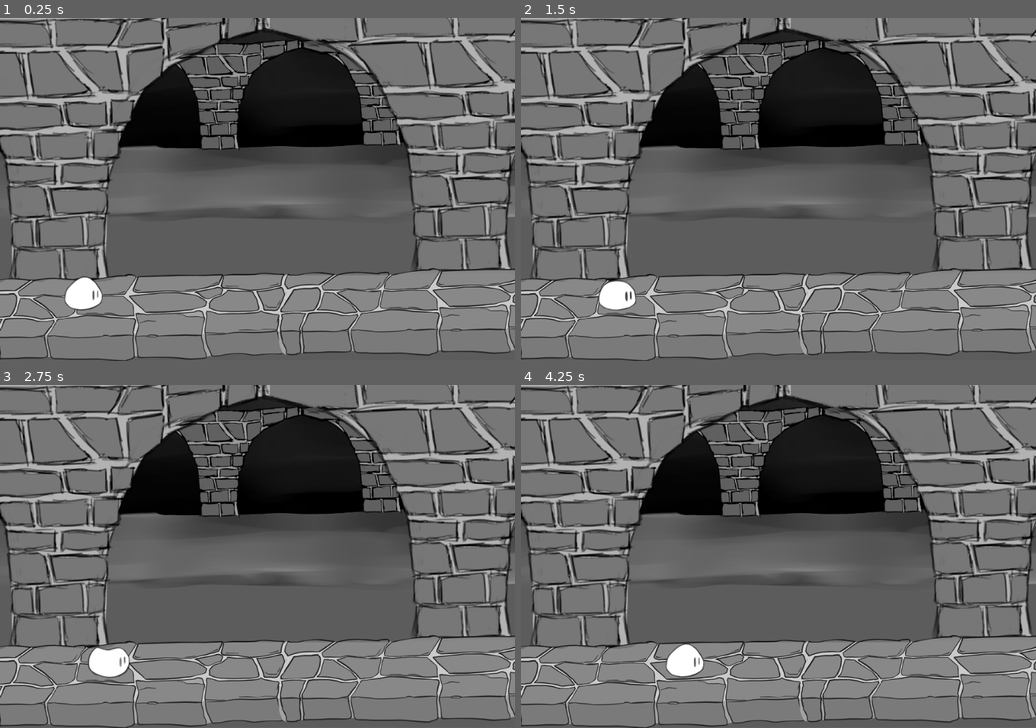
Above: before the commit, frames 1-4 (two rows, left to right).
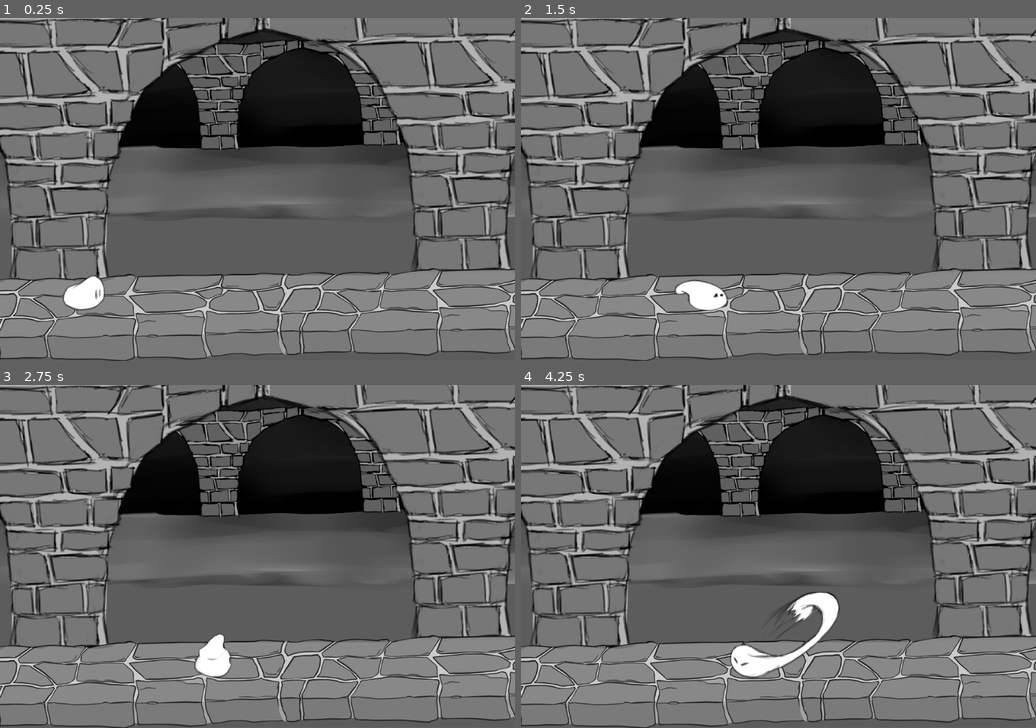
Above: after the commit, the same moments.

Repository: ludumcloud/dungeon-dojo-godot
Game: Godot game, scene res://resources/level.tscn
Two runs of this game, one before a commit and one after it. Both use one fixed random seed, a clock stepped at 60 frames per second and the inputs below.
Inputs:
- Up to frame 1 (0.25 s): no input
- Up to frame 2 (1.5 s): hold D (move_right) 0.53-1.28 s; hold A (move_left) from 1.28 s (still down)
- Up to frame 3 (2.75 s): release A (move_left) at 2.03 s; hold D (move_right) from 2.03 s (still down)
- Up to frame 4 (4.25 s): release D (move_right) at 3.53 s; hold A (move_left) from 3.53 s (still down)

The runs differ from the first frame. In frame 1, 0.2% of the frame differs, in the area x 12-21%, y 75-86%; in frame 2, 1.1%; in frame 3, 1.2%; in frame 4, 2.2%, in the area x 28-62%, y 60-86%.

Commit message:
Movement feels better

Diff:
--- a/resources/character.tscn
+++ b/resources/character.tscn
@@ -42,7 +42,8 @@
 [node name="Body" type="AnimatedSprite" parent="Pivot"]
 position = Vector2( 1.03485, -58.6585 )
 frames = SubResource( 1 )
-animation = "idle"
+animation = "attack"
+frame = 7
 playing = true
 
 [node name="CollisionShape2D" type="CollisionShape2D" parent="."]
--- a/resources/player.tscn
+++ b/resources/player.tscn
@@ -7,4 +7,4 @@
 script = ExtResource( 2 )
 
 [node name="Body" parent="Pivot" index="0"]
-frame = 3
+frame = 6
--- a/scripts/PlayerBody.gd
+++ b/scripts/PlayerBody.gd
@@ -1,6 +1,6 @@
 extends KinematicBody2D
 
-var speed = 200
+var speed = 400
 var velocity = Vector2()
 
 # Called when the node enters the scene tree for the first time.
@@ -9,9 +9,14 @@
 
 func get_input():
 	if Input.is_action_pressed("move_left"):
-		velocity.x -= 1
+		velocity.x = -speed
 	if Input.is_action_pressed("move_right"):
-		velocity.x += 1
+		velocity.x = speed
+
+	if velocity.x > 0:
+		velocity.x -= 50
+	if velocity.x < 0:
+		velocity.x += 50
 
 
 # Called every frame. 'delta' is the elapsed time since the previous frame.
